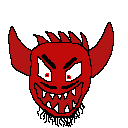
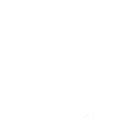
Layers edited between the first and the second 128×128 image:
added layer "Layer copy #2" above "Layer" over [left=8, top=22, right=114, bottom=127]
hid "Layer" over [left=8, top=22, right=114, bottom=127]
